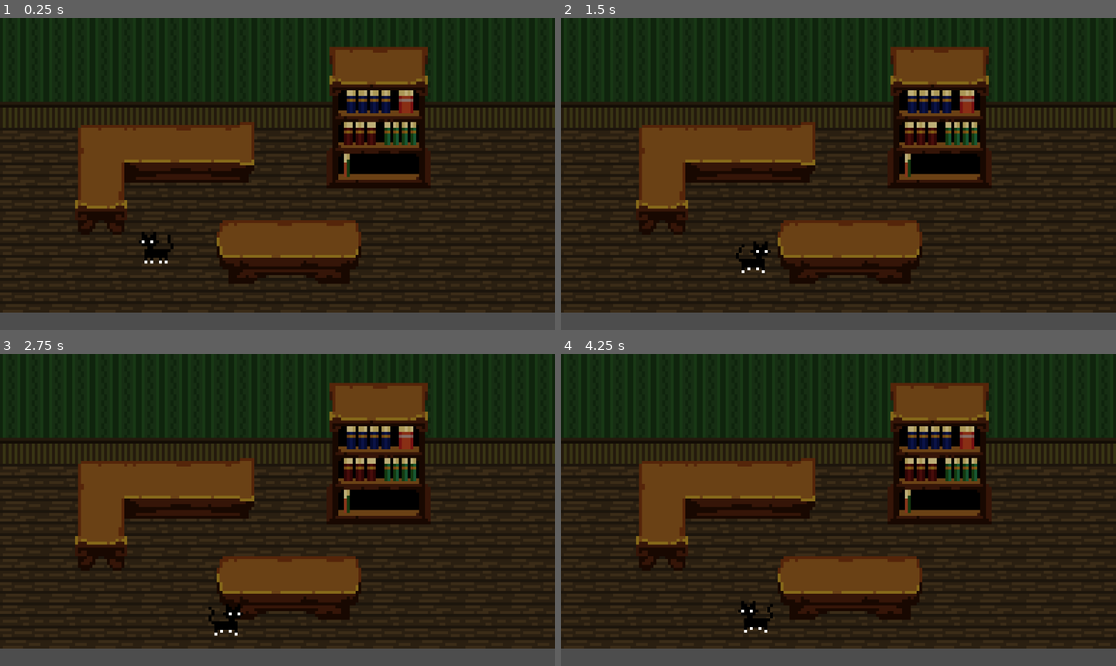
Above: before the commit, frames 1-4 (two rows, left to right).
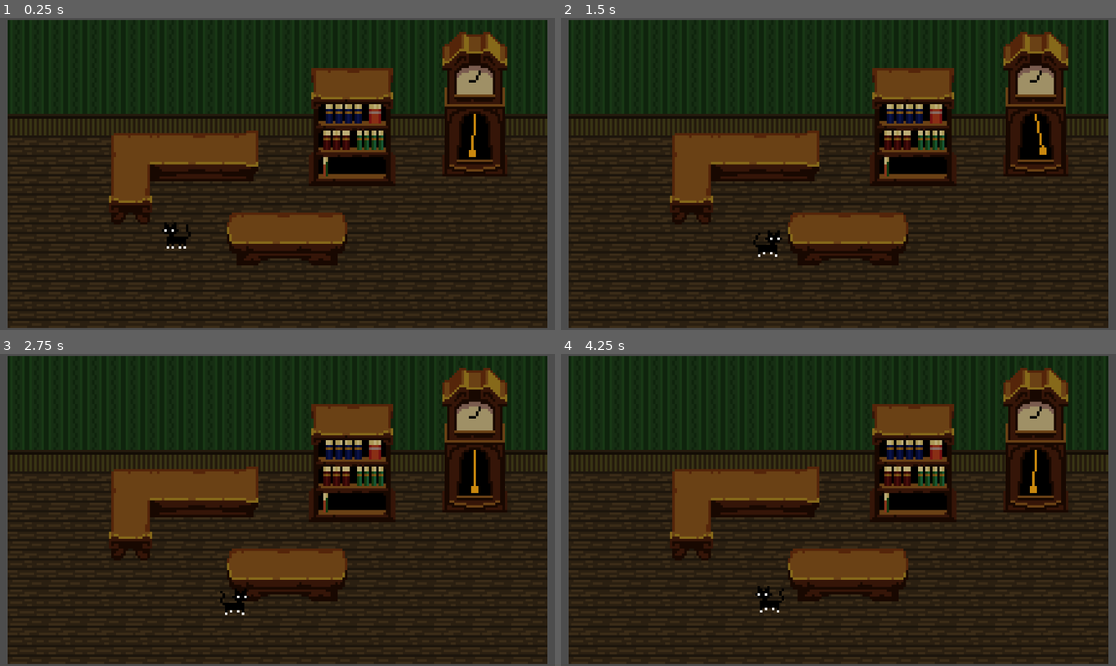
Above: after the commit, the same moments.

Repository: mderla/godot-cat-lab
Game: Godot game, scene res://scenes/lab.tscn
Two runs of this game, one before a commit and one after it. Both use one fixed random seed, a clock stepped at 60 frames per second and the inputs below. Sound files missing from this copy of the repository are replaced by a short silence.
Inputs:
- Up to frame 1 (0.25 s): no input
- Up to frame 2 (1.5 s): tap Enter at 0.5 s; hold D (right) 0.53-1.28 s; hold S (down) from 1.28 s (still down)
- Up to frame 3 (2.75 s): release S (down) at 2.03 s; hold D (right) from 2.03 s (still down)
- Up to frame 4 (4.25 s): release D (right) at 2.78 s; hold W (up) 2.78-3.53 s; tap Space at 3.5 s; hold A (left) from 3.53 s (still down)

The runs differ from the first frame. In frame 1, 33% of the frame differs, in the area x 0-100%, y 0-100%; in frame 2, 33%; in frame 3, 33%; in frame 4, 33%.

Commit message:
Added a tower clock to the scene, specified a new Audio bus

Diff:
--- /dev/null
+++ b/bus_layout.tres
@@ -0,0 +1,9 @@
+[gd_resource type="AudioBusLayout" format=3 uid="uid://4rnyqgbldrbt"]
+
+[resource]
+bus/1/name = &"Sound Effercts"
+bus/1/solo = false
+bus/1/mute = false
+bus/1/bypass_fx = false
+bus/1/volume_db = 0.0
+bus/1/send = &"Master"
--- a/project.godot
+++ b/project.godot
@@ -14,6 +14,10 @@
 run/main_scene="res://scenes/lab.tscn"
 config/features=PackedStringArray("4.3", "Forward Plus")
 config/icon="res://icon.svg"
+
+[audio]
+
+buses/default_bus_layout="res://bus_layout.tres"
 
 [editor]
 
--- /dev/null
+++ b/scenes/clock.tscn
@@ -0,0 +1,80 @@
+[gd_scene load_steps=12 format=3 uid="uid://ddleylyd2tpk4"]
+
+[ext_resource type="Texture2D" uid="uid://dyg5v5rmrdd5m" path="res://assets/sprites/furniture_sprites.png" id="1_x5bci"]
+[ext_resource type="Texture2D" uid="uid://bqqxvtjgjlwc0" path="res://assets/sprites/pendulum.png" id="2_xsxt4"]
+[ext_resource type="AudioStream" uid="uid://b1kcggn1gists" path="res://assets/sound effects/grandfather_clock.mp3" id="3_s71ou"]
+[ext_resource type="Script" path="res://scripts/clock/pendulum.gd" id="3_xvrxk"]
+
+[sub_resource type="RectangleShape2D" id="RectangleShape2D_o0xcu"]
+size = Vector2(26, 4)
+
+[sub_resource type="AtlasTexture" id="AtlasTexture_d0c33"]
+atlas = ExtResource("2_xsxt4")
+region = Rect2(0, 0, 9, 19)
+
+[sub_resource type="AtlasTexture" id="AtlasTexture_0dgye"]
+atlas = ExtResource("2_xsxt4")
+region = Rect2(9, 0, 9, 19)
+
+[sub_resource type="AtlasTexture" id="AtlasTexture_3r7jj"]
+atlas = ExtResource("2_xsxt4")
+region = Rect2(18, 0, 9, 19)
+
+[sub_resource type="AtlasTexture" id="AtlasTexture_hwafv"]
+atlas = ExtResource("2_xsxt4")
+region = Rect2(27, 0, 9, 19)
+
+[sub_resource type="AtlasTexture" id="AtlasTexture_347md"]
+atlas = ExtResource("2_xsxt4")
+region = Rect2(36, 0, 9, 19)
+
+[sub_resource type="SpriteFrames" id="SpriteFrames_j27sj"]
+animations = [{
+"frames": [{
+"duration": 1.0,
+"texture": SubResource("AtlasTexture_d0c33")
+}, {
+"duration": 1.0,
+"texture": SubResource("AtlasTexture_0dgye")
+}, {
+"duration": 1.0,
+"texture": SubResource("AtlasTexture_3r7jj")
+}, {
+"duration": 1.0,
+"texture": SubResource("AtlasTexture_hwafv")
+}, {
+"duration": 1.0,
+"texture": SubResource("AtlasTexture_347md")
+}],
+"loop": true,
+"name": &"pendulum swing",
+"speed": 1.0
+}]
+
+[node name="Clock" type="StaticBody2D"]
+
+[node name="Sprite2D" type="Sprite2D" parent="."]
+position = Vector2(0, -25)
+texture = ExtResource("1_x5bci")
+region_enabled = true
+region_rect = Rect2(50, 29, 27, 60)
+
+[node name="CollisionShape2D" type="CollisionShape2D" parent="."]
+position = Vector2(0, -2)
+shape = SubResource("RectangleShape2D_o0xcu")
+
+[node name="AnimatedSprite2D" type="AnimatedSprite2D" parent="."]
+position = Vector2(0, -11.5)
+sprite_frames = SubResource("SpriteFrames_j27sj")
+animation = &"pendulum swing"
+autoplay = "pendulum swing"
+frame_progress = 0.553981
+script = ExtResource("3_xvrxk")
+
+[node name="PendulumSound" type="AudioStreamPlayer2D" parent="."]
+position = Vector2(0, -19)
+stream = ExtResource("3_s71ou")
+autoplay = true
+bus = &"Sound Effercts"
+
+[connection signal="animation_looped" from="AnimatedSprite2D" to="AnimatedSprite2D" method="_on_animation_looped"]
--- a/scenes/lab.tscn
+++ b/scenes/lab.tscn
@@ -1,9 +1,10 @@
-[gd_scene load_steps=12 format=3 uid="uid://clbi7bw0drvkk"]
+[gd_scene load_steps=13 format=3 uid="uid://clbi7bw0drvkk"]
 
 [ext_resource type="PackedScene" uid="uid://bagdh5vncrphc" path="res://scenes/cat.tscn" id="1_ad0ok"]
 [ext_resource type="PackedScene" uid="uid://d0uf5qtld0n2l" path="res://scenes/bookshelf.tscn" id="2_3ugkt"]
 [ext_resource type="PackedScene" uid="uid://nhrujl6ljt4t" path="res://scenes/desk.tscn" id="4_yw5wv"]
 [ext_resource type="PackedScene" uid="uid://t6nvqvk4avof" path="res://scenes/table.tscn" id="5_uyott"]
+[ext_resource type="PackedScene" uid="uid://ddleylyd2tpk4" path="res://scenes/clock.tscn" id="6_7w61s"]
 [ext_resource type="Texture2D" uid="uid://ca8ckilasfuuu" path="res://assets/sprites/floor_and_wall_tileset.png" id="6_muaqg"]
 
 [sub_resource type="TileSetAtlasSource" id="TileSetAtlasSource_025bl"]
@@ -18,17 +19,17 @@
 sources/0 = SubResource("TileSetAtlasSource_025bl")
 
 [sub_resource type="WorldBoundaryShape2D" id="WorldBoundaryShape2D_aai4c"]
-distance = -53.0
+distance = -63.0
 
 [sub_resource type="WorldBoundaryShape2D" id="WorldBoundaryShape2D_p0vbt"]
 normal = Vector2(0, 1)
 distance = -18.0
 
 [sub_resource type="WorldBoundaryShape2D" id="WorldBoundaryShape2D_ecnxw"]
-distance = -96.0
+distance = -111.0
 
 [sub_resource type="WorldBoundaryShape2D" id="WorldBoundaryShape2D_f65dc"]
-distance = -96.0
+distance = -111.0
 
 [node name="Lab" type="Node2D"]
 y_sort_enabled = true
@@ -37,10 +38,10 @@
 z_index = -4096
 tile_set = SubResource("TileSet_1tr0b")
 format = 2
-layer_0/tile_data = PackedInt32Array(-65538, 0, 1, -65539, 0 …(1075 unchanged characters)… 6612, 0, 0, -196613, 0, 0, -196614, 0, 0)
+layer_0/tile_data = PackedInt32Array(-65538, 0, 1, -65539, 0 …(1075 unchanged characters)… 6612, 0, 0, -196613, 0, 0, -196614, 0, 0, -131066, 0, 1, -196602, 0, 0, -262138, 0, 0, -65530, 0, 3, -131079, 0, 0, -196615, 0, 0, -65543, 0, 1, 6, 0, 3, 65542, 0, 3, 131078, 0, 3, -7, 0, 3, 65529, 0, 3, 131065, 0, 3, 196601, 0, 3, 262137, 0, 3, 262138, 0, 3, 262139, 0, 3, 262140, 0, 3, 262141, 0, 3, 262142, 0, 3, 262143, 0, 3, 196608, 0, 3, 196609, 0, 3, 196610, 0, 3, 196611, 0, 3, 196612, 0, 3, 196613, 0, 3, 196614, 0, 3)
 
 [node name="Bookshelf" parent="." instance=ExtResource("2_3ugkt")]
-position = Vector2(35, -9)
+position = Vector2(31, -9)
 
 [node name="Desk" parent="." instance=ExtResource("4_yw5wv")]
 position = Vector2(-38, -4)
@@ -49,7 +50,7 @@
 position = Vector2(-42, 25)
 
 [node name="Camera2D" type="Camera2D" parent="."]
-zoom = Vector2(6, 6)
+zoom = Vector2(5, 5)
 
 [node name="Table" parent="." instance=ExtResource("5_uyott")]
 position = Vector2(4, 31)
@@ -69,3 +70,6 @@
 [node name="CollisionShape2D" type="CollisionShape2D" parent="Walls"]
 rotation = -1.5708
 shape = SubResource("WorldBoundaryShape2D_f65dc")
+
+[node name="Clock" parent="." instance=ExtResource("6_7w61s")]
+position = Vector2(82, -4)
--- /dev/null
+++ b/scripts/clock/pendulum.gd
@@ -0,0 +1,22 @@
+extends AnimatedSprite2D
+
+
+@onready var pendulum_sound: AudioStreamPlayer2D = $"../PendulumSound"
+
+
+func _ready() -> void:
+	# at 1, there is one frame per second. So since we play the animation ...
+	# ... twice (once forwad, once backward) we want the speed of the ...
+	# ... animation to be half the duratiojn o
+	speed_scale = (
+		0.5 *
+		sprite_frames.get_frame_count("pendulum swing") *
+		pendulum_sound.stream.get_length()
+	)
+
+
+func _on_animation_looped() -> void:
+	# flipping pendulum
+	flip_h = not flip_h
+	if not flip_h:
+		pendulum_sound.play()
Binary file removed: assets/sprites/furniture_drawing_board.png
Binary file changed: assets/sprites/furniture_sprites.png
Binary file added: assets/sprites/pendulum.png
Not shown, changed: assets/sprites/pendulum.png.import
Not shown, changed: .gitignore
